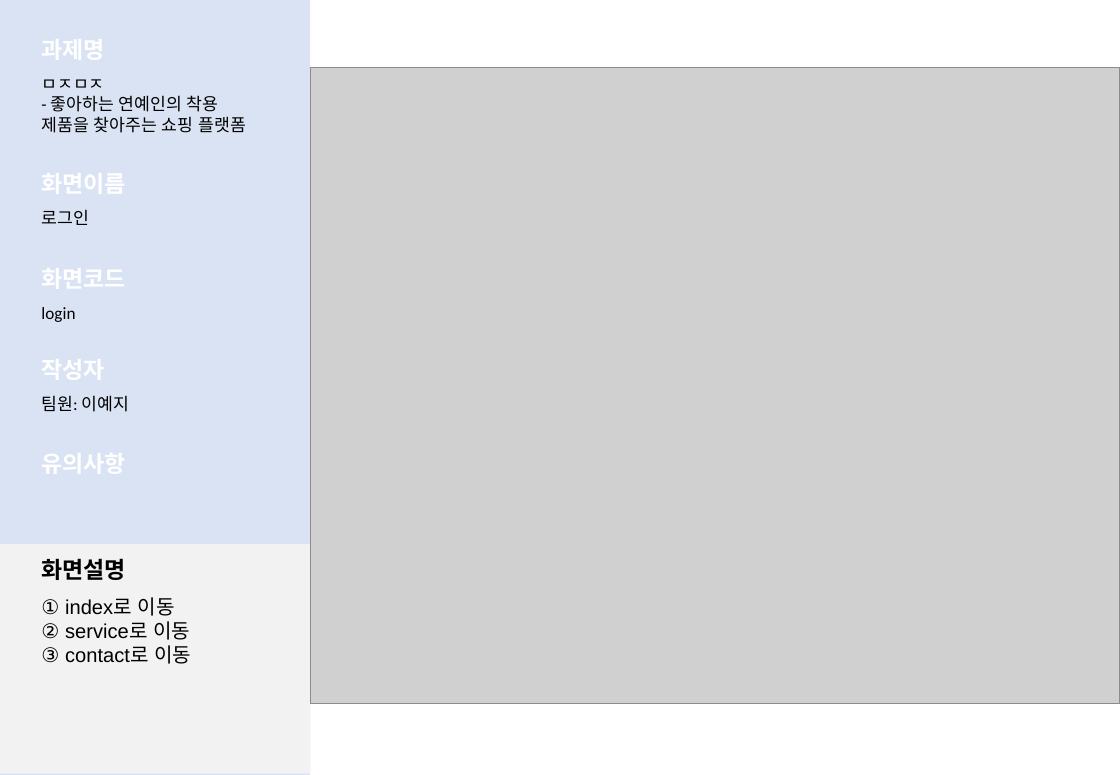
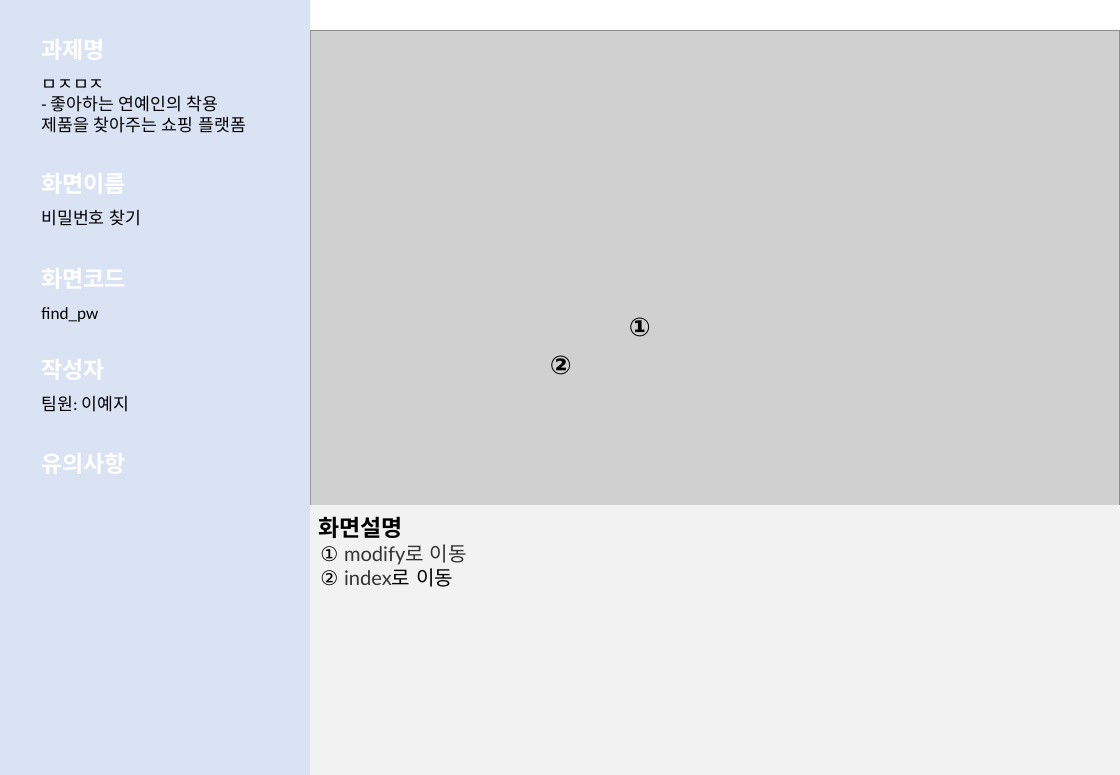
Before and after one commit to LeticiaKang/Project_Idol-Fandom-WebPlaform, a slide deck: slide 8 of 1. 산출문서/화면설계서(실전)/화면설계서_서식(1조. HappyVirus) (실전).pptx (slide 6 before the commit). Drawn at 1120x775 pixels with LibreOffice and Linux fonts; fonts in the diff are those of the drawing; grey boxes stand for pictures. Boxes give left, top, right and bottom in pixels: in the first picture for what was removed or moved away, otherwise in the second. Text is boxed around its words. In the diff, an @@ line names an element or a change of style, - is before the commit and + after.

Commit message:
산출문서 수정
- 화면설계서
- 데이터베이스 요구사항 분석서

```diff
--- a/1. 산출문서/화면설계서(실전)/화면설계서_서식(1조. HappyVirus) (실전).pptx
+++ b/1. 산출문서/화면설계서(실전)/화면설계서_서식(1조. HappyVirus) (실전).pptx
@@ picture: place and size @@
-picture at [310, 67, 1120, 704]
+picture at [310, 31, 1120, 506]
@@ text at [41, 209, 142, 226]: text changed @@
-로그인
+비밀번호 찾기
@@ text at [41, 307, 98, 322]: text changed @@
-login
+find_pw
@@ text added at [629, 317, 651, 337], 18 pt, text #000000, bold @@
+①
@@ text added at [550, 355, 572, 375], 18 pt, text #000000, bold @@
+②
@@ text "화면설명": place and size @@
-text "화면설명" at [41, 558, 125, 580]
+text "화면설명" at [318, 516, 402, 538]
@@ rectangle: place and size @@
-rectangle at [0, 545, 310, 775]
+rectangle at [310, 506, 1120, 775]
@@ text at [320, 544, 467, 587]: text changed; font Arial to Lato; text colour #000000 to #333333 @@
-① index로 이동
-② service로 이동
-③ contact로 이동
+① modify로 이동
+② index로 이동
```
Also in this commit, not shown: 15 other slides changed, 2 slides added, 1 other file.
